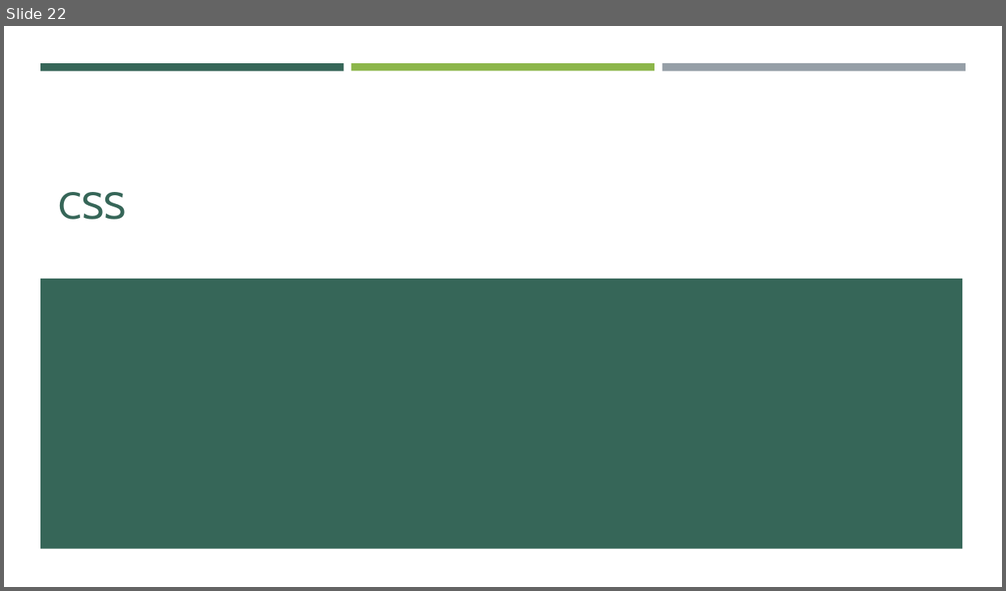
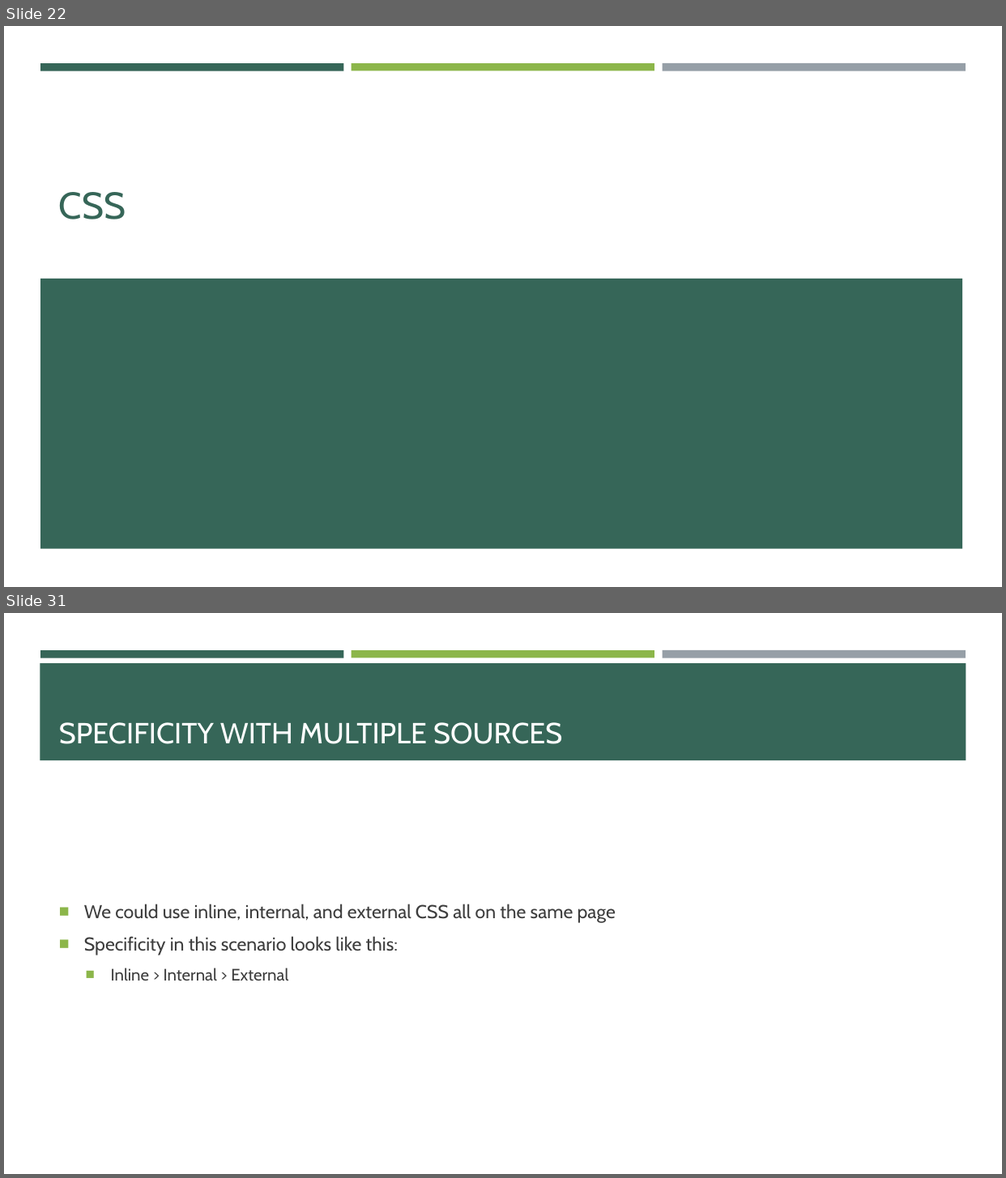
Before and after one commit to e-m-wilson/SNOW, a slide deck: Week_1/003-HTML_&_CSS/HTML-CSS.pptx. Shown one above the other, each under a label of ours: slide 22 before the commit, slides 22 and 31 after it; the slides between them are not shown. The pictures are 1006x591 and 1006x1178 pixels, drawn with LibreOffice and Linux fonts; fonts in the diff are those of the drawing. Boxes give left, top, right and bottom in pixels: in the first picture for what was removed or moved away, otherwise in the second. Text is boxed around its words. In the diff, an @@ line names an element or a change of style, - is before the commit and + after.

```diff
--- a/Week_1/003-HTML_&_CSS/HTML-CSS.pptx
+++ b/Week_1/003-HTML_&_CSS/HTML-CSS.pptx
@@ slide 31 added at (4, 613, 1002, 1174), background #FFFFFF; not listed: 3 template elements that a slide beside it also shows @@
@@ rectangle added at (40, 663, 966, 760), fill #366658 @@
@@ title added at (59, 722, 562, 744), 28 pt, text #FFFFFF @@
+SPECIFICITY WITH MULTIPLE SOURCES
@@ text added at (84, 904, 616, 981), 18 pt, text #3D3D3D @@
+■ We could use inline, internal, and external CSS all on the same page
+■ Specificity in this scenario looks like this:
+  ■ Inline > Internal > External
```
Also in this commit, not shown: 20 other slides added, 1 other file.
